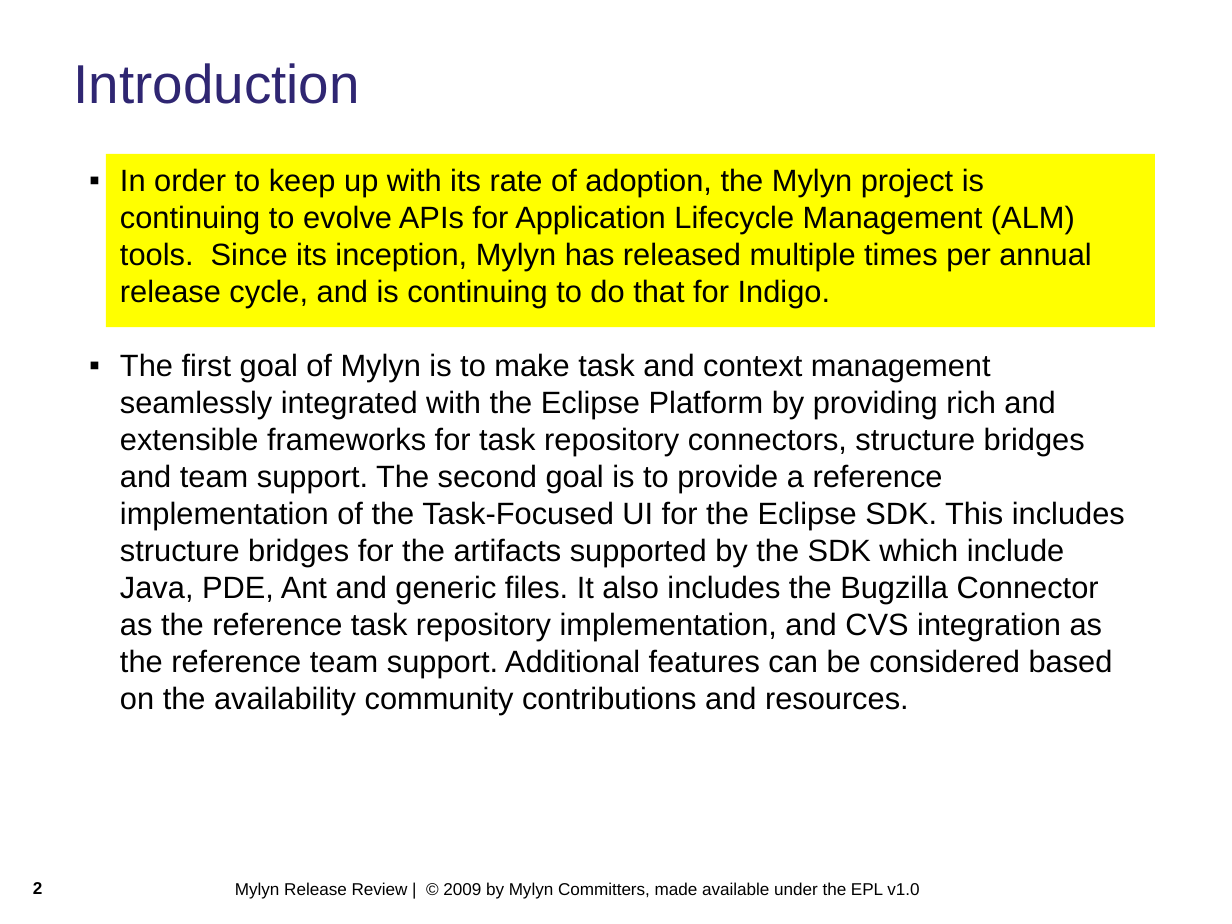
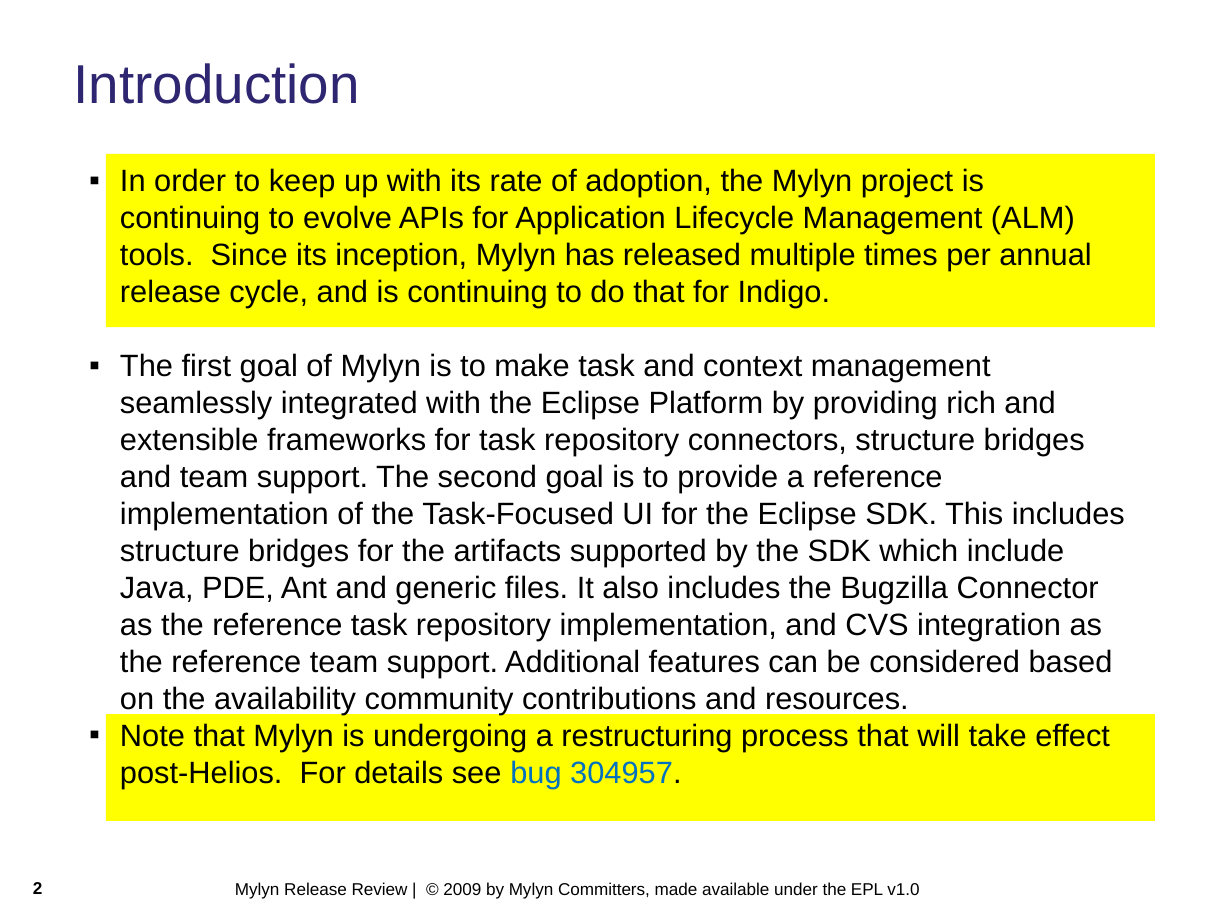
Before and after one commit to eclipse-mylyn/mylyn-website, a slide deck: slide 2 of publications/2010-06-mylyn-3.4-release-review.ppt. Drawn at 1232x924 pixels with LibreOffice and Linux fonts; fonts in the diff are those of the drawing; background and template pictures are left out. Boxes give left, top, right and bottom in pixels: in the first picture for what was removed or moved away, otherwise in the second. Text is boxed around its words. In the diff, an @@ line names an element or a change of style, - is before the commit and + after.

Commit message:
NEW - bug 311833: create slides for Helios review https://bugs.eclipse.org/bugs/show_bug.cgi?id=311833

```diff
--- a/publications/2010-06-mylyn-3.4-release-review.ppt
+++ b/publications/2010-06-mylyn-3.4-release-review.ppt
@@ rectangle added at (x1=106, y1=715, x2=1156, y2=822), fill #FFFF00 @@
@@ text at (x1=120, y1=723, x2=1110, y2=788): paragraph added @@
+▪ Note that Mylyn is undergoing a restructuring process that will take effect post-Helios. For details see bug 304957.
```
Also in this commit, not shown: 1 other slide changed, 1 other file.
